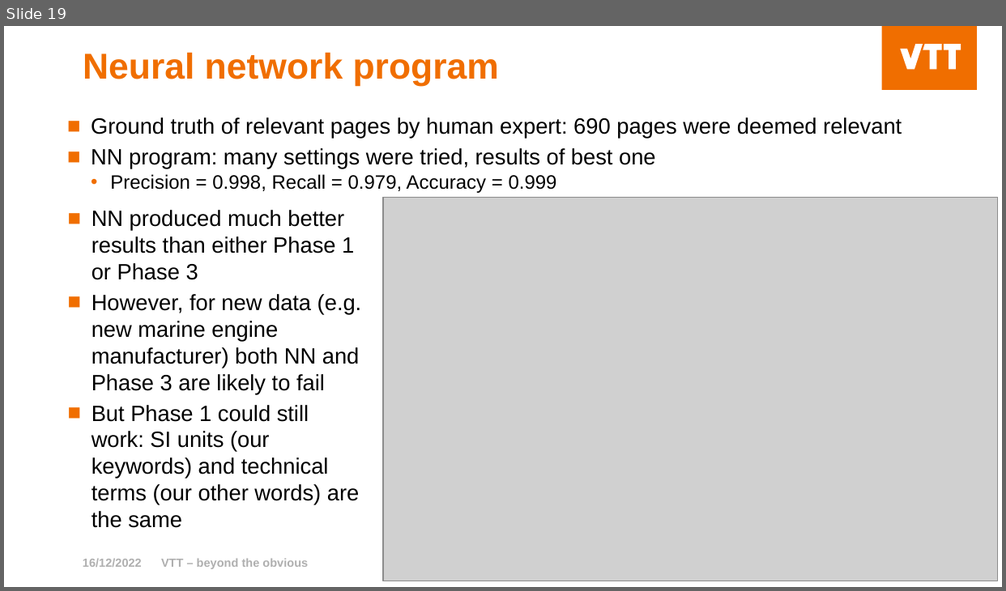
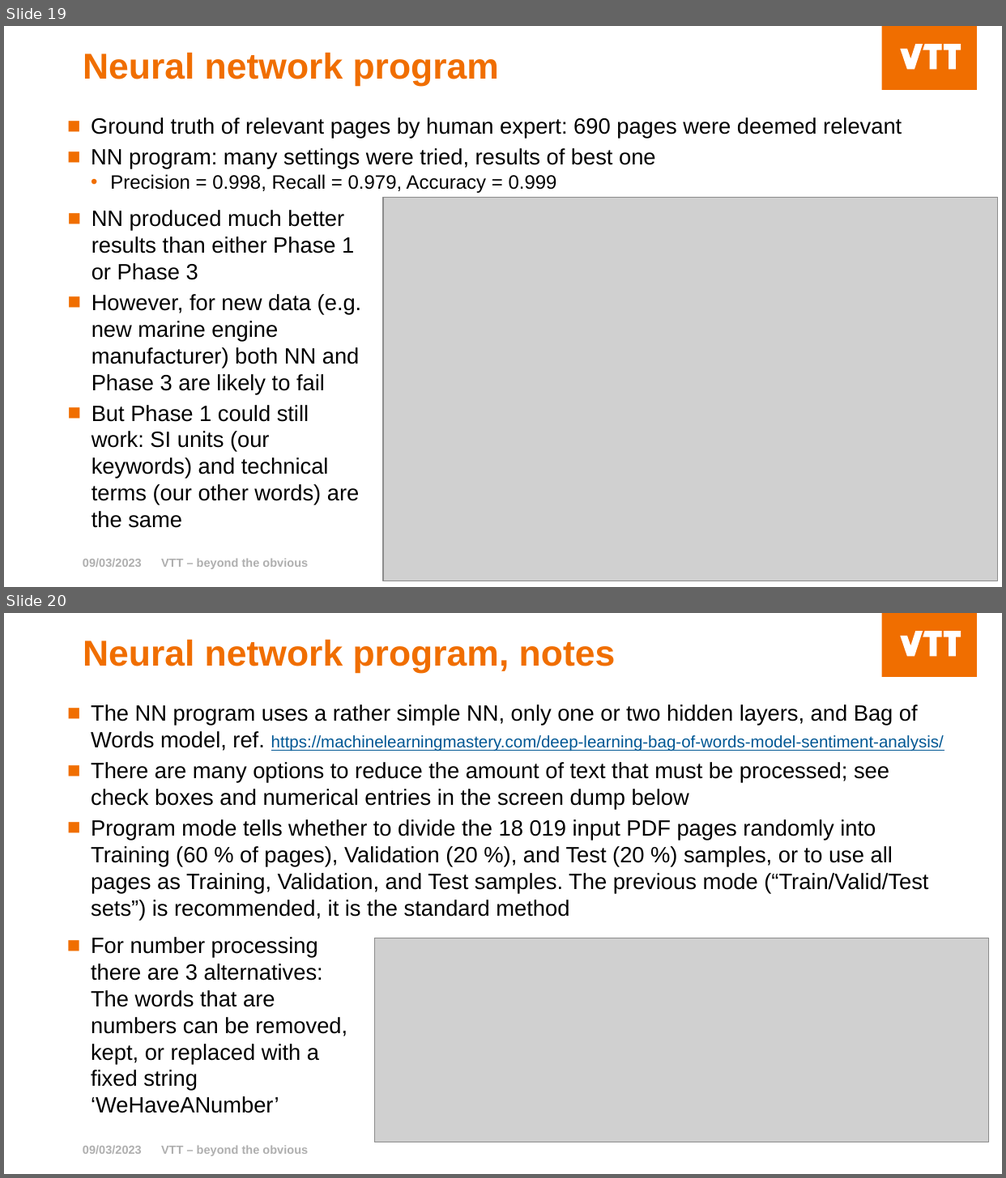
Before and after one commit to VesselAI/vesselai-info-extract, a slide deck: VesselAI_InfoExtract_UserGuide.pptx. Shown one above the other, each under a label of ours: slide 19 before the commit, slides 19 and 20 after it. The pictures are 1006x591 and 1006x1178 pixels, drawn with LibreOffice and Linux fonts; fonts in the diff are those of the drawing; grey boxes stand for pictures. Boxes give left, top, right and bottom in pixels: in the first picture for what was removed or moved away, otherwise in the second. Text is boxed around its words. In the diff, an @@ line names an element or a change of style, - is before the commit and + after.

```diff
--- a/VesselAI_InfoExtract_UserGuide.pptx
+++ b/VesselAI_InfoExtract_UserGuide.pptx
@@ slide 20 added at (x1=4, y1=613, x2=1002, y2=1174), background #FFFFFF; not listed: 4 template elements that a slide beside it also shows @@
@@ title added at (x1=83, y1=639, x2=616, y2=673), 26 pt, text #F06E00, bold @@
+Neural network program, notes
@@ text added at (x1=91, y1=705, x2=944, y2=920), 16 pt, text #000000 @@
+■ The NN program uses a rather simple NN, only one or two hidden layers, and Bag of Words model, ref. https://machinelearningmastery.com/deep-learning-bag-of-words-model-sentiment-analysis/
+■ There are many options to reduce the amount of text that must be processed; see check boxes and numerical entries in the screen dump below
+■ Program mode tells whether to divide the 18 019 input PDF pages randomly into Training (60 % of pages), Validation (20 %), and Test (20 %) samples, or to use all pages as Training, Validation, and Test samples. The previous mode (“Train/Valid/Test sets”) is recommended, it is the standard method
@@ text added at (x1=91, y1=937, x2=347, y2=1114), 16 pt, text #000000 @@
+■ For number processing there are 3 alternatives: The words that are numbers can be removed, kept, or replaced with a fixed string ‘WeHaveANumber’
@@ picture added at (x1=375, y1=939, x2=989, y2=1143) @@
@@ text added at (x1=83, y1=1145, x2=142, y2=1154), 8.5 pt, text #AFAFAF, bold @@
+09/03/2023
@@ text added at (x1=161, y1=1145, x2=308, y2=1157), 8.5 pt, text #AFAFAF, bold @@
+VTT – beyond the obvious
@@ slide 19 changed as well @@
@@ text at (x1=83, y1=558, x2=142, y2=567): text changed @@
-16/12/2022
+09/03/2023
```
Also in this commit, not shown: 21 other slides changed, 1 other slide added, 1 other file.
